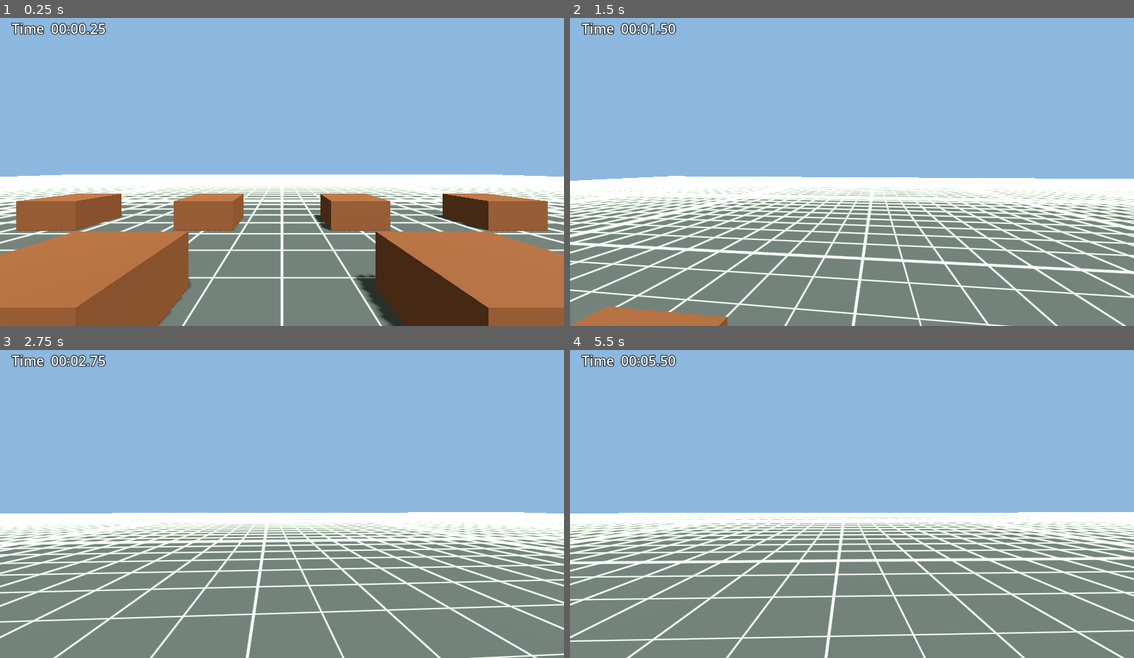
Above: before the commit, frames 1-4 (two rows, left to right).
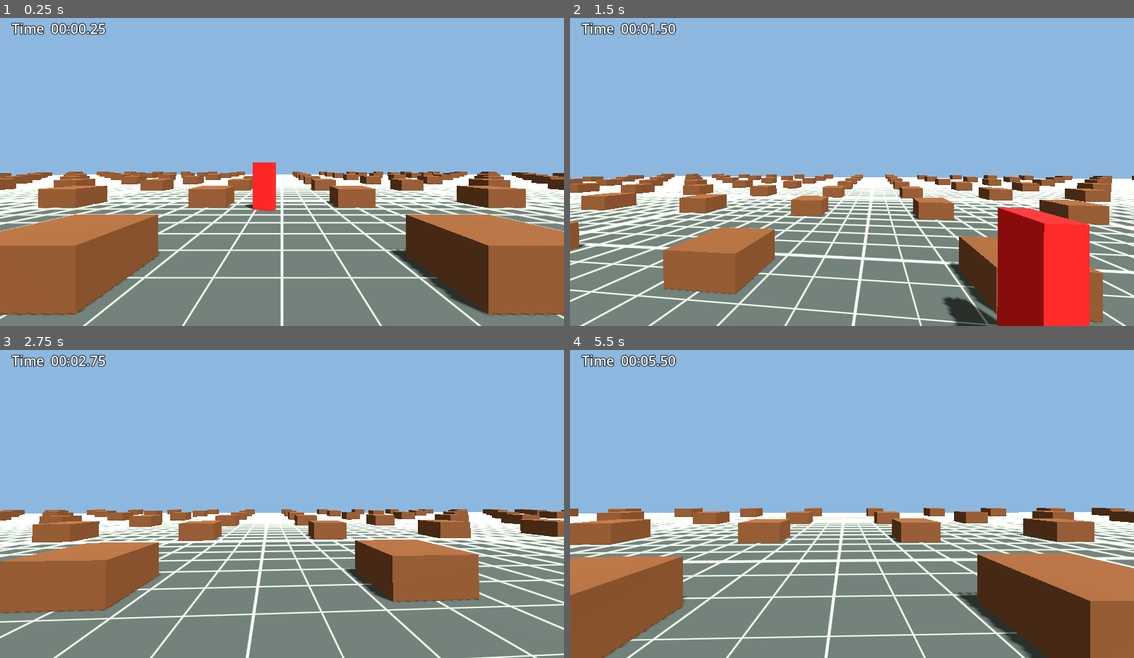
Above: after the commit, the same moments.

Repository: student-7553/brackeys-2026-2-class-star
Game: Godot game, scene res://scenes/main.tscn
Two runs of this game, one before a commit and one after it. Both use one fixed random seed, a clock stepped at 60 frames per second and the inputs below.
Inputs (mouse positions are in pixels of both pictures, inside the frame that each line leads up to):
- Up to frame 1 (0.25 s): no input
- Up to frame 2 (1.5 s): move the mouse to (880, 165) at 0.52 s; hold W (move_forward) from 0.53 s (still down); tap Space (jump) at 0.77 s; move the mouse to (823, 168) at 1.27 s
- Up to frame 3 (2.75 s): keep holding W (move_forward); tap Space (jump) at 1.52 s; move the mouse to (293, 494) at 2.02 s
- Up to frame 4 (5.5 s): keep holding W (move_forward); move the mouse to (846, 504) at 2.77 s; tap Space (jump) at 3.02, 3.77, 4.52 s; move the mouse to (891, 504) at 3.52 s; move the mouse to (806, 494) at 4.27 s; move the mouse to (857, 500) at 5.02 s

The runs differ from the first frame. In frame 1, 31% of the frame differs, in the area x 0-100%, y 46-100%; in frame 2, 19%; in frame 3, 14%; in frame 4, 19%.

Commit message:
Added the teacher movement logic

Diff:
--- a/scenes/player.tscn
+++ b/scenes/player.tscn
@@ -7,7 +7,8 @@
 height = 1.8
 
 [node name="Player" type="CharacterBody3D"]
-collision_layer = 2
+collision_layer = 1
+collision_mask = 1
 script = ExtResource("1_player")
 
 [node name="CollisionShape3D" type="CollisionShape3D" parent="."]
--- a/scenes/table.tscn
+++ b/scenes/table.tscn
@@ -14,6 +14,8 @@
 size = Vector3(1.5, 0.75, 1.5)
 
 [node name="Table" type="StaticBody3D"]
+collision_layer = 1
+collision_mask = 1
 script = ExtResource("1_table")
 
 [node name="MeshInstance3D" type="MeshInstance3D" parent="."]
--- /dev/null
+++ b/scenes/teacher.tscn
@@ -0,0 +1,26 @@
+[gd_scene load_steps=5 format=3]
+
+[ext_resource type="Script" path="res://scripts/teacher.gd" id="1_teacher"]
+
+[sub_resource type="StandardMaterial3D" id="StandardMaterial3D_teacher"]
+albedo_color = Color(0.85, 0.12, 0.12, 1)
+
+[sub_resource type="BoxMesh" id="BoxMesh_teacher"]
+material = SubResource("StandardMaterial3D_teacher")
+size = Vector3(0.8, 1.8, 0.4)
+
+[sub_resource type="BoxShape3D" id="BoxShape3D_teacher"]
+size = Vector3(0.8, 1.8, 0.4)
+
+[node name="Teacher" type="CharacterBody3D"]
+collision_layer = 1
+collision_mask = 1
+script = ExtResource("1_teacher")
+
+[node name="MeshInstance3D" type="MeshInstance3D" parent="."]
+transform = Transform3D(1, 0, 0, 0, 1, 0, 0, 0, 1, 0, 0.9, 0)
+mesh = SubResource("BoxMesh_teacher")
+
+[node name="CollisionShape3D" type="CollisionShape3D" parent="."]
+transform = Transform3D(1, 0, 0, 0, 1, 0, 0, 0, 1, 0, 0.9, 0)
+shape = SubResource("BoxShape3D_teacher")
--- a/scripts/game_manager.gd
+++ b/scripts/game_manager.gd
@@ -2,16 +2,24 @@
 extends Node
 
 signal player_spawned(player: CharacterBody3D)
+signal teacher_spawned(teacher: Teacher)
 signal game_started
 signal game_stopped
 
 const PLAYER_SCENE := preload("res://scenes/player.tscn")
 const TABLE_SCENE := preload("res://scenes/table.tscn")
+const TEACHER_SCENE := preload("res://scenes/teacher.tscn")
 const SPAWN_POSITION := Vector3.ZERO
-const TABLE_GRID_SIZE := 4
-const TABLE_SPACING := 4.0
+
+@export var TABLE_GRID_SIZE := 16
+@export var TABLE_SPACING := 6.0
+@export var TABLE_WIDTH := 1.5
+@export var TABLE_HEIGHT := 0.75
+@export var TABLE_LENGTH := 1.5
+@export var TEACHER_SPAWN_POSITION := Vector3(0.0, 0.0, -8.0)
 
 var player: CharacterBody3D
+var teacher: Teacher
 var tables: Array[Table] = []
 var elapsed_time := 0.0
 var is_running := false
@@ -31,6 +39,7 @@
 	is_running = true
 	_spawn_player()
 	_spawn_tables()
+	_spawn_teacher()
 	_timer.start()
 	_update_time_label()
 	game_started.emit()
@@ -52,12 +61,26 @@
 	player_spawned.emit(player)
 
 
+func _spawn_teacher() -> void:
+	if teacher != null and is_instance_valid(teacher):
+		teacher.queue_free()
+
+	teacher = TEACHER_SCENE.instantiate() as Teacher
+	teacher.position = TEACHER_SPAWN_POSITION
+	add_child(teacher)
+	teacher.start_moving(tables)
+	teacher_spawned.emit(teacher)
+
+
 func _spawn_tables() -> void:
 	_clear_tables()
 	var origin := (TABLE_GRID_SIZE - 1) * TABLE_SPACING * 0.5
 	for x in TABLE_GRID_SIZE:
 		for z in TABLE_GRID_SIZE:
 			var table := TABLE_SCENE.instantiate() as Table
+			table.WIDTH = TABLE_WIDTH
+			table.HEIGHT = TABLE_HEIGHT
+			table.LENGTH = TABLE_LENGTH
 			table.position = Vector3(
 				x * TABLE_SPACING - origin,
 				0.0,
--- a/scripts/table.gd
+++ b/scripts/table.gd
@@ -1,2 +1,42 @@
+@tool
 class_name Table
 extends StaticBody3D
+
+@export var WIDTH := 1.5:
+	set(value):
+		WIDTH = maxf(value, 0.01)
+		_apply_size()
+
+@export var HEIGHT := 0.75:
+	set(value):
+		HEIGHT = maxf(value, 0.01)
+		_apply_size()
+
+@export var LENGTH := 1.5:
+	set(value):
+		LENGTH = maxf(value, 0.01)
+		_apply_size()
+
+@onready var _mesh_instance: MeshInstance3D = $MeshInstance3D
+@onready var _collision_shape: CollisionShape3D = $CollisionShape3D
+
+
+func _ready() -> void:
+	_apply_size()
+
+
+func _apply_size() -> void:
+	if not is_node_ready():
+		return
+
+	var size := Vector3(WIDTH, HEIGHT, LENGTH)
+	var mesh := _mesh_instance.mesh as BoxMesh
+	if mesh != null:
+		mesh.size = size
+	var shape := _collision_shape.shape as BoxShape3D
+	if shape != null:
+		shape.size = size
+
+	var offset := Vector3(0.0, HEIGHT * 0.5, 0.0)
+	_mesh_instance.position = offset
+	_collision_shape.position = offset
--- /dev/null
+++ b/scripts/teacher.gd
@@ -0,0 +1,155 @@
+class_name Teacher
+extends CharacterBody3D
+
+@export var SPEED := 3.0
+@export var STAND_OFFSET := 1.2
+@export var ARRIVAL_DISTANCE := 0.4
+@export var WAIT_AT_TABLE := 1.5
+
+var _tables: Array[Table] = []
+var _target_table: Table
+var _waypoints: Array[Vector3] = []
+var _wait_time := 0.0
+
+
+func start_moving(tables: Array[Table]) -> void:
+	_tables = tables
+	_pick_next_table()
+
+
+func _physics_process(delta: float) -> void:
+	if not is_on_floor():
+		velocity += get_gravity() * delta
+
+	if _wait_time > 0.0:
+		_wait_time -= delta
+		velocity.x = 0.0
+		velocity.z = 0.0
+		move_and_slide()
+		if _wait_time <= 0.0:
+			_pick_next_table()
+		return
+
+	if _waypoints.is_empty():
+		velocity.x = 0.0
+		velocity.z = 0.0
+		move_and_slide()
+		return
+
+	var waypoint := _waypoints[0]
+	var to_waypoint := waypoint - global_position
+	to_waypoint.y = 0.0
+	if to_waypoint.length() <= ARRIVAL_DISTANCE:
+		_waypoints.remove_at(0)
+		if _waypoints.is_empty():
+			_arrive_at_table()
+		velocity.x = 0.0
+		velocity.z = 0.0
+		move_and_slide()
+		return
+
+	var direction := to_waypoint.normalized()
+	velocity.x = direction.x * SPEED
+	velocity.z = direction.z * SPEED
+	_face_direction(direction)
+	move_and_slide()
+
+
+func _pick_next_table() -> void:
+	_waypoints.clear()
+	if _tables.is_empty():
+		return
+
+	var table: Table = _tables.pick_random()
+	if _tables.size() > 1:
+		while table == _target_table:
+			table = _tables.pick_random()
+
+	if table == null or not is_instance_valid(table):
+		return
+
+	_target_table = table
+	_waypoints = _aisle_path(_beside_table(table))
+
+
+func _beside_table(table: Table) -> Vector3:
+	var x_sign := 1.0 if randf() < 0.5 else -1.0
+	var z_sign := 1.0 if randf() < 0.5 else -1.0
+	var pos := table.global_position
+	pos.x += x_sign * (table.WIDTH * 0.5 + STAND_OFFSET)
+	pos.z += z_sign * (table.LENGTH * 0.5 + STAND_OFFSET)
+	pos.y = global_position.y
+	return pos
+
+
+func _aisle_path(dest: Vector3) -> Array[Vector3]:
+	var path: Array[Vector3] = []
+	var y := global_position.y
+	dest.y = y
+
+	var aisle_x := _nearest_aisle_x(global_position.x)
+	var aisle_z := _nearest_aisle_z(global_position.z)
+	var intersection := Vector3(aisle_x, y, aisle_z)
+
+	if _xz_distance(global_position, intersection) > ARRIVAL_DISTANCE:
+		if absf(global_position.x - aisle_x) >= absf(global_position.z - aisle_z):
+			var via := Vector3(aisle_x, y, global_position.z)
+			if _xz_distance(global_position, via) > ARRIVAL_DISTANCE:
+				path.append(via)
+		else:
+			var via := Vector3(global_position.x, y, aisle_z)
+			if _xz_distance(global_position, via) > ARRIVAL_DISTANCE:
+				path.append(via)
+		path.append(intersection)
+
+	var along_row := Vector3(dest.x, y, aisle_z)
+	if _xz_distance(intersection, along_row) > ARRIVAL_DISTANCE:
+		path.append(along_row)
+
+	if path.is_empty() or _xz_distance(path[path.size() - 1], dest) > ARRIVAL_DISTANCE:
+		path.append(dest)
+
+	return path
+
+
+func _nearest_aisle_x(x: float) -> float:
+	return _nearest_aisle(x, true)
+
+
+func _nearest_aisle_z(z: float) -> float:
+	return _nearest_aisle(z, false)
+
+
+func _nearest_aisle(value: float, along_x: bool) -> float:
+	var best := value
+	var best_distance := INF
+	for table in _tables:
+		if table == null or not is_instance_valid(table):
+			continue
+		var center := table.global_position.x if along_x else table.global_position.z
+		var half := (table.WIDTH if along_x else table.LENGTH) * 0.5
+		for candidate in [center + half + STAND_OFFSET, center - half - STAND_OFFSET]:
+			var distance := absf(candidate - value)
+			if distance < best_distance:
+				best_distance = distance
+				best = candidate
+	return best
+
+
+func _xz_distance(a: Vector3, b: Vector3) -> float:
+	return Vector2(a.x - b.x, a.z - b.z).length()
+
+
+func _arrive_at_table() -> void:
+	_wait_time = WAIT_AT_TABLE
+	if is_instance_valid(_target_table):
+		var look_pos := _target_table.global_position
+		look_pos.y = global_position.y
+		_face_direction(look_pos - global_position)
+
+
+func _face_direction(direction: Vector3) -> void:
+	direction.y = 0.0
+	if direction.length_squared() < 0.0001:
+		return
+	look_at(global_position + direction, Vector3.UP)
Not shown, added: scripts/teacher.gd.uid
Not shown, added: TODO
